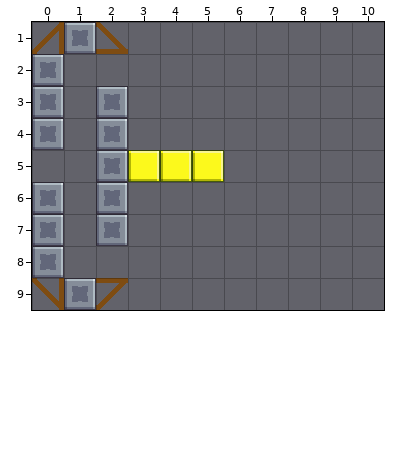
Two states of a Tiled map (JSON), Assets/Level_Editor/TileMap/Path_82.tmj. That is the earlier state.
Cells are 32x32 px. Shown: x 0..10, y 1..9.
New version:
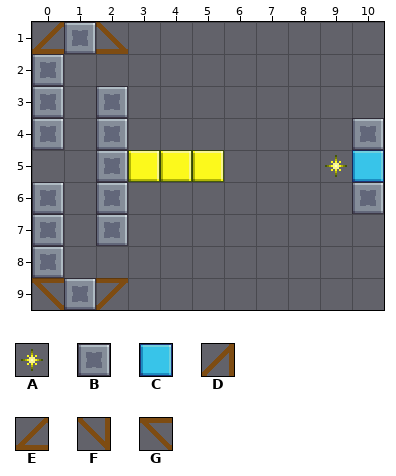
Key: from "tileSet": A 20, B 33, C 45, D 106, E 108, F 116, G 118.
_ is an empty cell.
Tiles of an added or newly shown layer are drawn over the layers below it.
The exact change:
Layer "Blocks":
Tile B is added in row 4 at x 10; in row 6 at x 10.
Tile C is added in row 5 at x 10.
Tile E replaces tile D in row 1 at x 0.
Tile G replaces tile F in row 9 at x 0.
Layer "Overlap" (added):
Tile A is added in row 5 at x 9.
Pixel boxes of the changes (left, top, right, bottom) in both pictures:
changed: (32, 22, 64, 54)
added: (325, 118, 384, 214)
changed: (32, 278, 64, 310)
